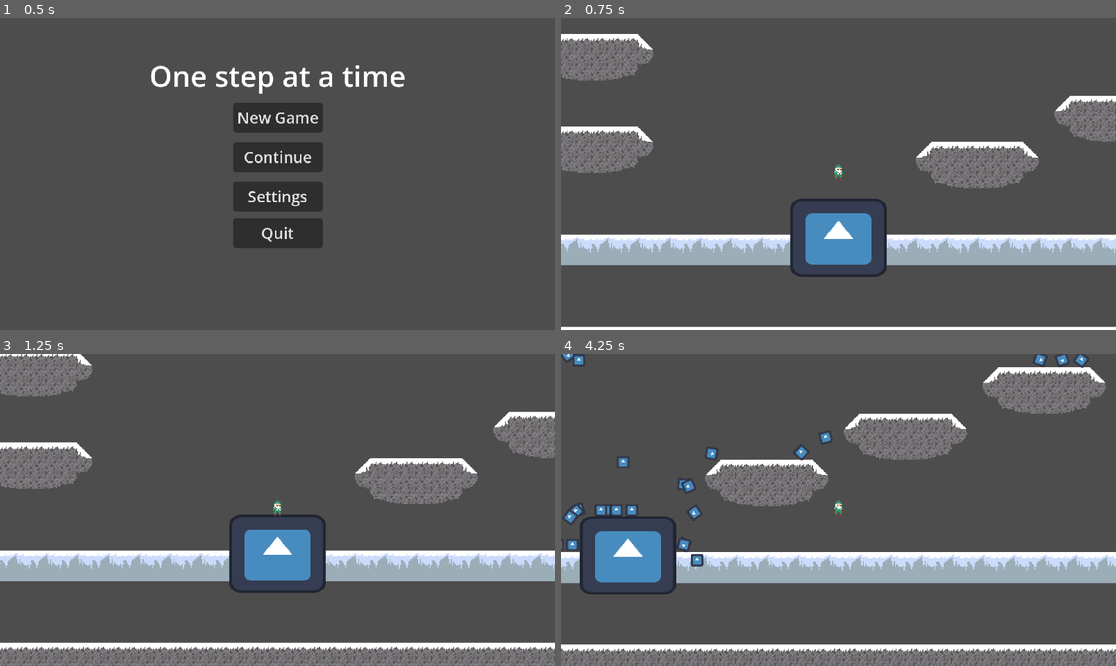
Above: before the commit, frames 1-4 (two rows, left to right).
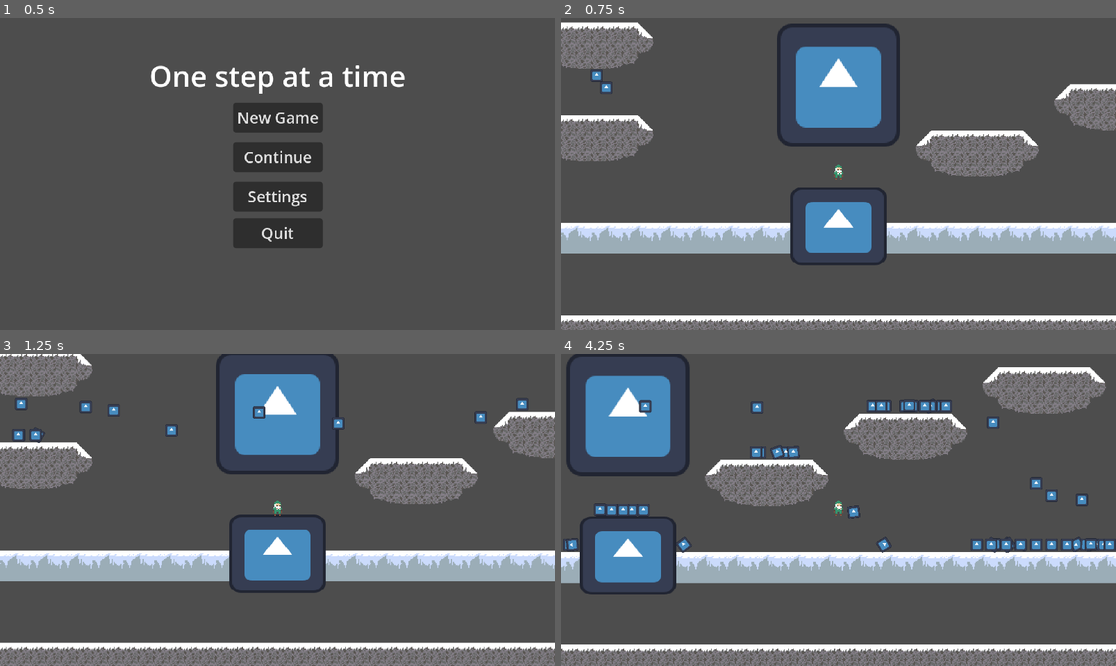
Above: after the commit, the same moments.

Repository: Wilisimple4u/GameJamOnlyOne
Game: Godot game, scene res://Main menu.tscn
Same seed, same stepped clock (60 frames per second), same inputs: the game is played once before the commit and once after it. The engine's default icon, where the game draws it, is replaced by a stand-in: a white triangle on a blue panel in a dark square.
Inputs:
- Up to frame 1 (0.5 s): no input
- Up to frame 2 (0.75 s): click "New Game" at 0.5 s
- Up to frame 3 (1.25 s): no input
- Up to frame 4 (4.25 s): tap Enter (ui_accept) at 1.25, 1.35, 1.52, 1.82, 2.1, 2.27, 2.57, 2.85, 3.6, 3.77, 4.07 s; hold Right (ui_right) 1.28-2.78 s; hold Left (ui_left) 2.78-3.53 s; hold Right (ui_right) from 3.53 s (still down)

Frame 1 is identical in both runs. In frame 2, 28% of the frame differs, in the area x 0-100%, y 1-100%; in frame 3, 5.3%; in frame 4, 7.5%.

Commit message:
WorkingStaticPlatform

Diff:
--- a/Prof of concept GameJam/OneStepAtTheTime/GameScenes/TempLevel.tscn
+++ b/Prof of concept GameJam/OneStepAtTheTime/GameScenes/TempLevel.tscn
@@ -1,9 +1,10 @@
-[gd_scene load_steps=9 format=4 uid="uid://cl826fie1d4o2"]
+[gd_scene load_steps=10 format=4 uid="uid://cl826fie1d4o2"]
 
+[ext_resource type="Script" uid="uid://cakwd10rtsthb" path="res://OneStepAtTheTime/Scripts/Platform_spawner.gd" id="1_2gcda"]
 [ext_resource type="Texture2D" uid="uid://crs1p14el278q" path="res://OneStepAtTheTime/SpritesAndArts/TileMap/TempGroundTile.png" id="1_wa6m3"]
 [ext_resource type="Texture2D" uid="uid://f7xyha2ihlpa" path="res://OneStepAtTheTime/SpritesAndArts/TileMap/TempTileset.png" id="2_r7qj1"]
+[ext_resource type="PackedScene" uid="uid://grudrdnaxpm6" path="res://OneStepAtTheTime/ObjectScenes/playerChar.tscn" id="4_i2dvm"]
 [ext_resource type="PackedScene" uid="uid://bw7r2frcu4hno" path="res://OneStepAtTheTime/ObjectScenes/platformObjectTemp.tscn" id="4_mblv6"]
-[ext_resource type="PackedScene" uid="uid://b3vg4fj6y13ib" path="res://OneStepAtTheTime/riggedPlayerChar.tscn" id="5_2gcda"]
 [ext_resource type="PackedScene" uid="uid://docjkc5pcob5y" path="res://OneStepAtTheTime/ObjectScenes/rockSpawner.tscn" id="5_i2dvm"]
 
 [sub_resource type="TileSetAtlasSource" id="TileSetAtlasSource_3xhdl"]
@@ -70,6 +71,7 @@
 sources/5 = SubResource("TileSetAtlasSource_glk1d")
 
 [node name="Node2D" type="Node2D"]
+script = ExtResource("1_2gcda")
 
 [node name="TileMap" type="TileMapLayer" parent="."]
 position = Vector2(0, -1)
@@ -79,7 +81,7 @@
 [node name="Node2D" parent="." instance=ExtResource("4_mblv6")]
 position = Vector2(0, 90)
 
+[node name="TempPlayerChar" parent="." instance=ExtResource("4_i2dvm")]
+
 [node name="Rockspawner" parent="." instance=ExtResource("5_i2dvm")]
-position = Vector2(0, -600)
-
-[node name="RiggedPlayerChar" parent="." instance=ExtResource("5_2gcda")]
+position = Vector2(0, -80)
--- a/Prof of concept GameJam/OneStepAtTheTime/ObjectScenes/PlayerPlatform.tscn
+++ b/Prof of concept GameJam/OneStepAtTheTime/ObjectScenes/PlayerPlatform.tscn
@@ -5,10 +5,7 @@
 [sub_resource type="RectangleShape2D" id="RectangleShape2D_lk0xy"]
 size = Vector2(34, 7)
 
-[node name="Node2D" type="RigidBody2D"]
-disable_mode = 1
-gravity_scale = 0.0
-freeze = true
+[node name="PlayerPlatform" type="StaticBody2D"]
 
 [node name="Sprite2D" type="Sprite2D" parent="."]
 position = Vector2(1.07288e-06, -0.5)
--- a/Prof of concept GameJam/OneStepAtTheTime/ObjectScenes/rock.gd
+++ /dev/null
@@ -1 +0,0 @@
-extends Node2D
--- a/Prof of concept GameJam/OneStepAtTheTime/ObjectScenes/rockspawner.tscn
+++ b/Prof of concept GameJam/OneStepAtTheTime/ObjectScenes/rockspawner.tscn
@@ -1,6 +1,6 @@
 [gd_scene load_steps=3 format=3 uid="uid://docjkc5pcob5y"]
 
-[ext_resource type="Script" uid="uid://b0ipvg4hd2qk0" path="res://OneStepAtTheTime/ObjectScenes/rockSpawner.gd" id="1_h4c0o"]
+[ext_resource type="Script" uid="uid://b0ipvg4hd2qk0" path="res://OneStepAtTheTime/Scripts/rockSpawner.gd" id="1_h4c0o"]
 [ext_resource type="Texture2D" uid="uid://by0glsxyogcme" path="res://icon.svg" id="2_nxw33"]
 
 [node name="Rockspawner" type="Node2D"]
--- a/Prof of concept GameJam/OneStepAtTheTime/Scripts/Platform_spawner.gd
+++ b/Prof of concept GameJam/OneStepAtTheTime/Scripts/Platform_spawner.gd
@@ -1,19 +1,17 @@
 extends Node2D
 
-
-var Platform = preload("res://OneStepAtTheTime/ObjectScenes/playerPlatform.tscn")
-
-func _physics_process(delta):
-	if Input.is_action_just_pressed("ui_accept"):
-		placePlatform()
-
-func placePlatform():
-	var PP = Platform.instantiate()
-	get_parent().add.child(PP)
+const PlayPlatfrom = preload("res://OneStepAtTheTime/ObjectScenes/playerPlatform.tscn")
 
 
+func _physics_process(_delta):
+	if Input.is_action_just_pressed("ui_down"):
+		spawnplatform()
+		print("platform placed")
 
 
+func spawnplatform():
+	var new_Platform = PlayPlatfrom.instantiate()
+	add_child(new_Platform)
 
 
 #Storage
--- /dev/null
+++ b/Prof of concept GameJam/OneStepAtTheTime/Scripts/PlayerPlatform.gd
@@ -0,0 +1 @@
+extends StaticBody2D
--- a/Prof of concept GameJam/OneStepAtTheTime/Scripts/Player_char_Move.gd
+++ b/Prof of concept GameJam/OneStepAtTheTime/Scripts/Player_char_Move.gd
@@ -1,14 +1,13 @@
 extends CharacterBody2D
 
-
+#Importing and reading the platform to be used.
+#@onready var PlayerPlatform = load("res://OneStepAtTheTime/ObjectScenes/playerPlatform.tscn")
 
 const SPEED = 150.0
 const JUMP_VELOCITY = -300.0
 # IF the character hits a triangular surface,
 # which sends them just within range of being on top of another platforms collider,
 # it can trigger another instant jump, the players negative (upward force) will increase more then normal.
-
-
 
 
 func _physics_process(delta: float) -> void:
@@ -20,6 +19,11 @@
 	if Input.is_action_just_pressed("ui_accept") and is_on_floor():
 		velocity.y = JUMP_VELOCITY
 
+#Platform Spawing input command
+	#if Input.is_action_just_pressed("ui_down"):
+		#spawnplatform()
+		#print("platform placed")
+
 	# Get the input direction and handle the movement/deceleration.
 	# As good practice, you should replace UI actions with custom gameplay actions.
 	var direction := Input.get_axis("ui_left", "ui_right")
@@ -29,3 +33,9 @@
 		velocity.x = move_toward(velocity.x, 0, SPEED)
 
 	move_and_slide()
+
+#PlatformSpawning function
+#func spawnplatform():
+	#var RiggedPlayerChar = PlayerPlatform.instantiate()
+	#add_child(RiggedPlayerChar)
+	#RiggedPlayerChar.global_position = RiggedPlayerChar.position
--- a/Prof of concept GameJam/OneStepAtTheTime/Scripts/TitleScreen.gd
+++ b/Prof of concept GameJam/OneStepAtTheTime/Scripts/TitleScreen.gd
@@ -1,5 +1,6 @@
 extends Control
 
+const TestLevel = preload("res://OneStepAtTheTime/GameScenes/TempLevel.tscn")
 
 #Listens and awaits an action from the start menu.
 #When the quit button on the start menu is pressed it get's the quit command, closing the game Obviously.
--- a/Prof of concept GameJam/OneStepAtTheTime/ObjectScenes/rockspawner.gd
+++ b/Prof of concept GameJam/OneStepAtTheTime/Scripts/rockSpawner.gd
@@ -5,11 +5,8 @@
 func _ready():
 	spawn_area = get_viewport().size.x
 
-func _on_visible_on_screen_notifier_2d_screen_exited():
-	queue_free()
 
-
-func _physics_process(delta):
+func _physics_process(_delta):
 	var rock = rock_scene.instantiate()
 	add_child(rock)
-	rock.position = Vector2(randi_range(-spawn_area, spawn_area), -100)
+	rock.position = Vector2(randi_range(-spawn_area, spawn_area), -10)
--- a/Prof of concept GameJam/OneStepAtTheTime/riggedPlayerChar.tscn
+++ /dev/null
@@ -1,8 +0,0 @@
-[gd_scene load_steps=2 format=3 uid="uid://b3vg4fj6y13ib"]
-
-[ext_resource type="PackedScene" uid="uid://grudrdnaxpm6" path="res://OneStepAtTheTime/ObjectScenes/PlayerChar.tscn" id="2_765fv"]
-
-[node name="RiggedPlayerChar" type="Node2D"]
-
-[node name="TempPlayerChar" parent="." instance=ExtResource("2_765fv")]
-position = Vector2(0, -12)
--- a/Prof of concept GameJam/OneStepAtTheTime/rigged_player_char.gd
+++ /dev/null
@@ -1,11 +0,0 @@
-extends Node2D
-
-
-# Called when the node enters the scene tree for the first time.
-func _ready() -> void:
-	pass # Replace with function body.
-
-
-# Called every frame. 'delta' is the elapsed time since the previous frame.
-func _process(delta: float) -> void:
-	pass
Not shown, removed: Prof of concept GameJam/OneStepAtTheTime/ObjectScenes/rock.gd.uid
Renamed: Prof of concept GameJam/PlayerPlatform.gd.uid -> Prof of concept GameJam/OneStepAtTheTime/Scripts/PlayerPlatform.gd.uid
Empty file added: Prof of concept GameJam/OneStepAtTheTime/Scripts/RockScript.gd
Not shown, removed: Prof of concept GameJam/OneStepAtTheTime/Scripts/RockScript.gd.uid
Renamed: Prof of concept GameJam/OneStepAtTheTime/ObjectScenes/rockspawner.gd.uid -> Prof of concept GameJam/OneStepAtTheTime/Scripts/rockSpawner.gd.uid
Not shown, removed: Prof of concept GameJam/OneStepAtTheTime/rigged_player_char.gd.uid
Empty file removed: Prof of concept GameJam/PlayerPlatform.gd
